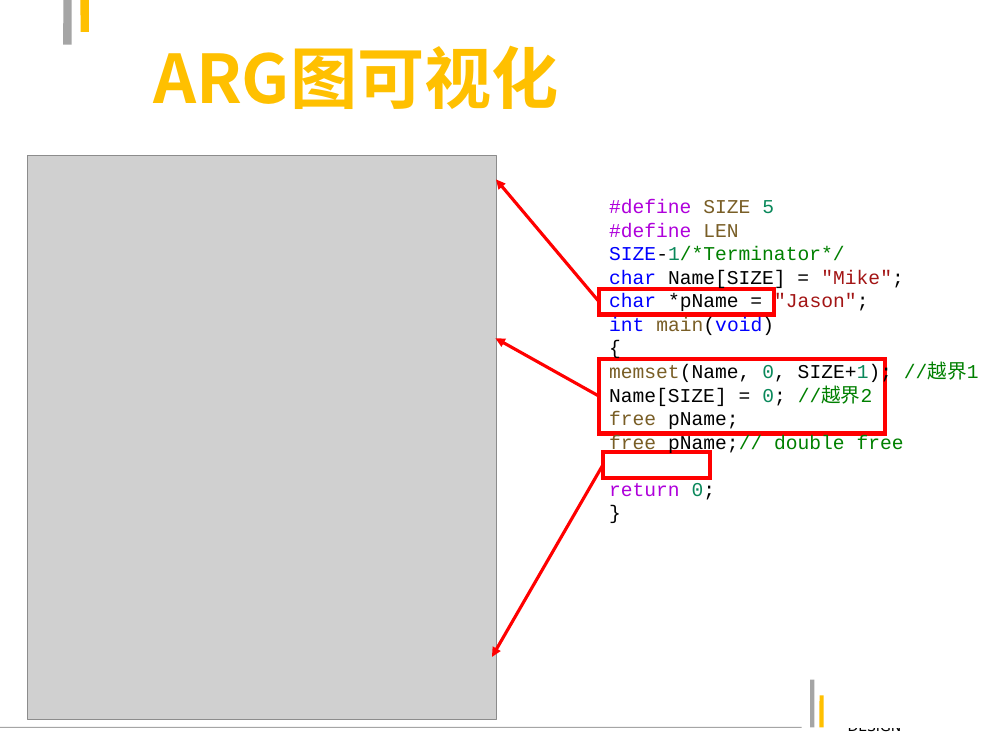
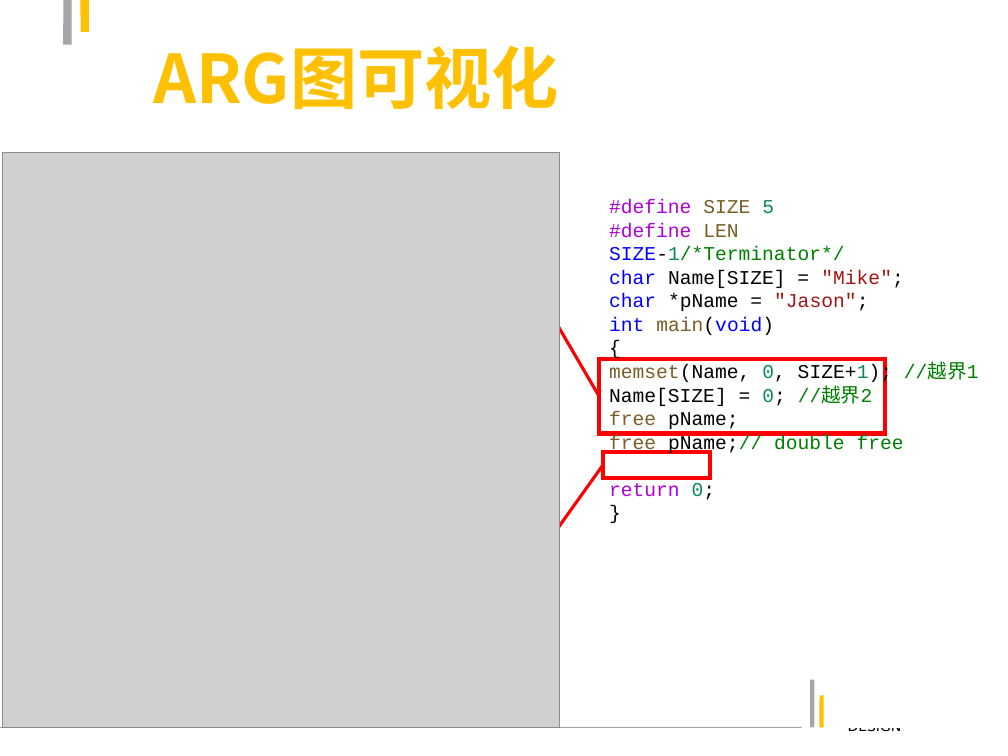
Before and after one commit to findns94/Visualization, a slide deck: slide 4 of 大作业介绍.ppt. Drawn at 1008x756 pixels with LibreOffice and Linux fonts; fonts in the diff are those of the drawing; grey boxes stand for pictures. Boxes give left, top, right and bottom in pixels: in the first picture for what was removed or moved away, otherwise in the second. Text is boxed around its words. In the diff, an @@ line names an element or a change of style, - is before the commit and + after.

Commit message:
update ppt

```diff
--- a/大作业介绍.ppt
+++ b/大作业介绍.ppt
@@ picture resized from (x1=28, y1=156, x2=497, y2=721) to (x1=2, y1=152, x2=559, y2=728) @@
@@ arrow removed from (599, 301) to (496, 179) @@
@@ arrow moved from (599, 396) - (496, 339) to (599, 396) - (535, 287) @@
@@ rectangle removed at (x1=599, y1=289, x2=773, y2=314) @@
@@ arrow moved from (603, 465) - (492, 657) to (603, 465) - (504, 604) @@
```
